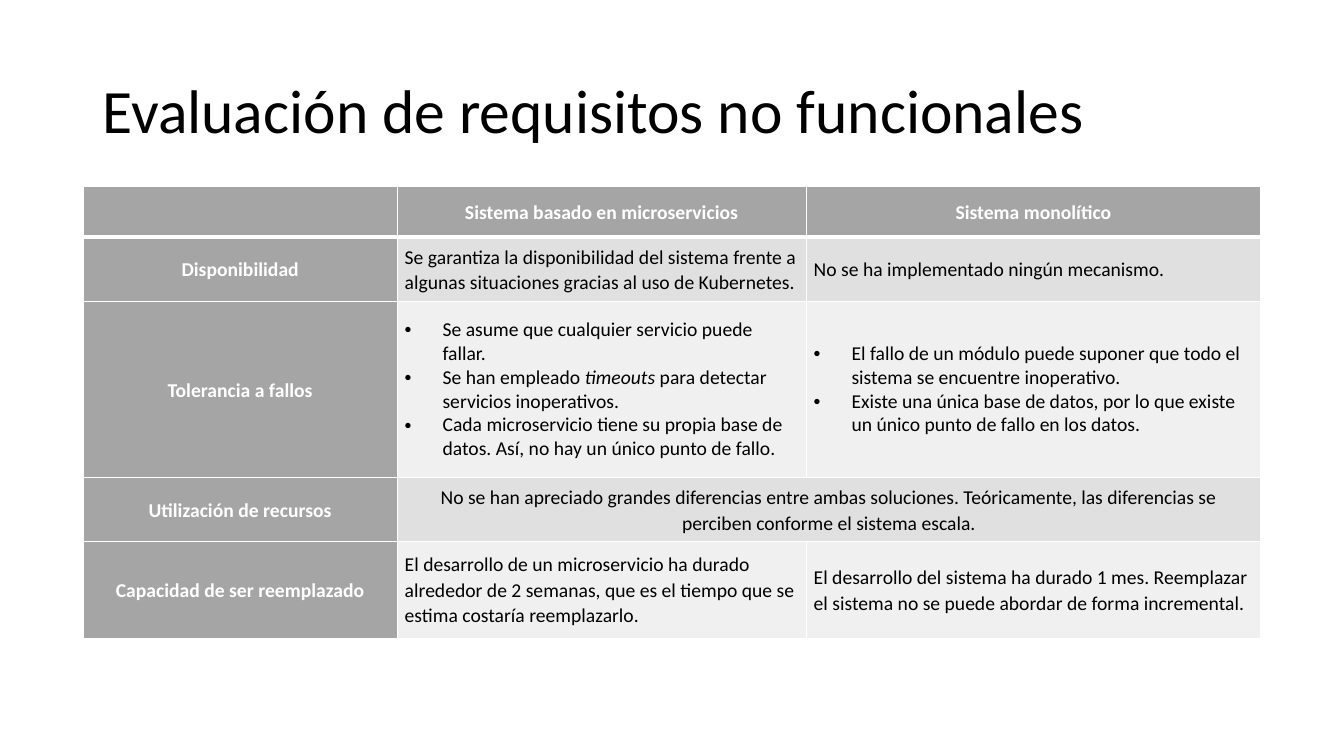
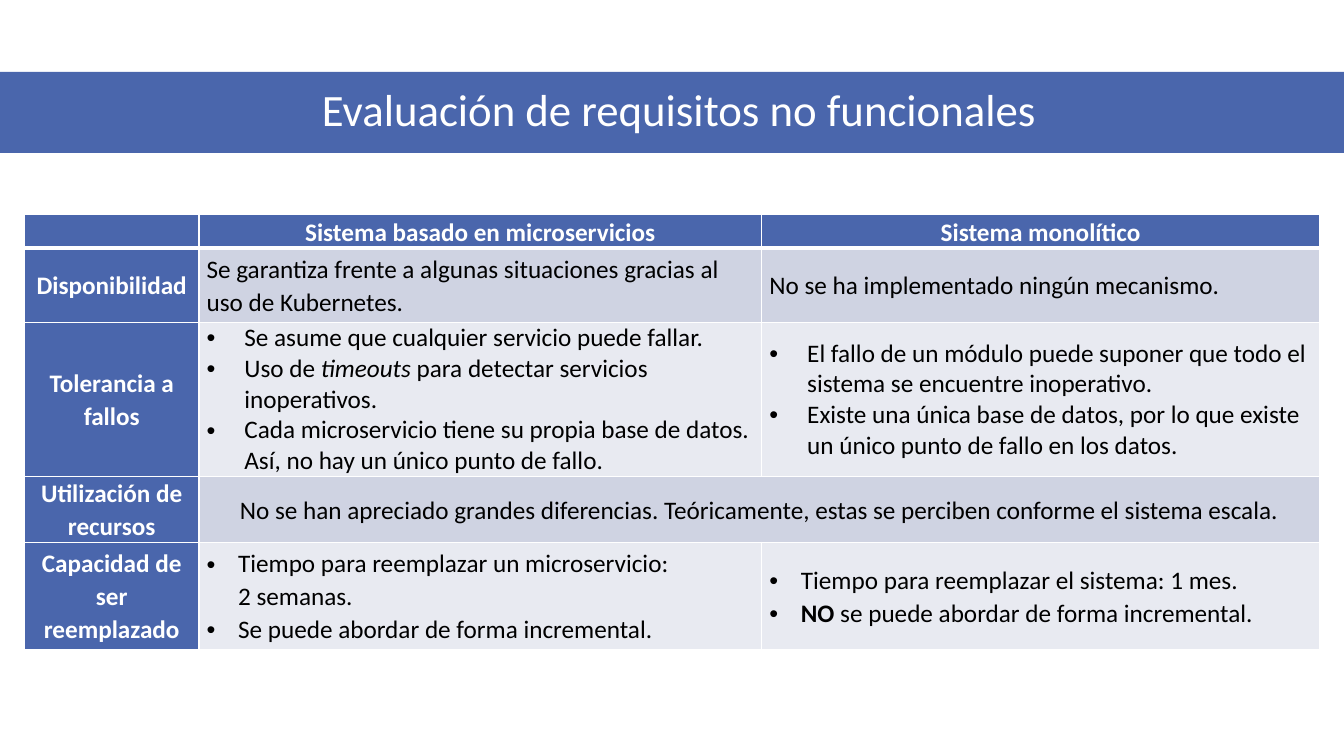
Before and after one commit to VictorIranzo/TFG_Microservices, a slide deck: slide 28 of Trabajo/Presentación/Desarrollo de software basado en microservicios.pptx (slide 24 before the commit). Drawn at 1344x756 pixels with LibreOffice and Linux fonts; fonts in the diff are those of the drawing. Boxes give left, top, right and bottom in pixels: in the first picture for what was removed or moved away, otherwise in the second. Text is boxed around its words. In the diff, an @@ line names an element or a change of style, - is before the commit and + after.

Commit message:
Presentación v2

```diff
--- a/Trabajo/Presentación/Desarrollo de software basado en microservicios.pptx
+++ b/Trabajo/Presentación/Desarrollo de software basado en microservicios.pptx
@@ rectangle added at [0, 72, 1344, 153], fill #4A66AC @@
@@ title "Evaluación de requisitos no funcionales": place and size @@
-title "Evaluación de requisitos no funcionales" at [102, 90, 1084, 143]
+title "Evaluación de requisitos no funcionales" at [322, 95, 1036, 133]
@@ title "Evaluación de requisitos no funcionales" at [322, 95, 1036, 133]: size 44 to 32 pt, text colour #000000 to #FFFFFF; alignment left to centre @@
@@ table at [24, 215, 1319, 646] @@
-row 2, column 2: Se garantiza la disponibilidad del sistema frente a algunas situaciones gracias al uso de Kubernetes.
+row 2, column 2: Se garantiza frente a algunas situaciones gracias al uso de Kubernetes.
-row 3, column 2: Se asume que cualquier servicio puede fallar. / Se han empleado timeouts para detectar servicios inoperativos. / Cada microservicio tiene su propia base de datos. Así, no hay un único punto de fallo.
+row 3, column 2: Se asume que cualquier servicio puede fallar. / Uso de timeouts para detectar servicios inoperativos. / Cada microservicio tiene su propia base de datos. Así, no hay un único punto de fallo.
-row 4, column 2: No se han apreciado grandes diferencias entre ambas soluciones. Teóricamente, las diferencias se perciben conforme el sistema escala.
+row 4, column 2: No se han apreciado grandes diferencias. Teóricamente, estas se perciben conforme el sistema escala.
-row 5, column 2: El desarrollo de un microservicio ha durado alrededor de 2 semanas, que es el tiempo que se estima costaría reemplazarlo.
+row 5, column 2: Tiempo para reemplazar un microservicio: 2 semanas. / Se puede abordar de forma incremental.
-row 5, column 3: El desarrollo del sistema ha durado 1 mes. Reemplazar el sistema no se puede abordar de forma incremental.
+row 5, column 3: Tiempo para reemplazar el sistema: 1 mes. / NO se puede abordar de forma incremental.
@@ fill #A5A5A5 to #4A66AC in 7 cells @@
@@ fill #E1E1E1 to #D0D3E3 in 3 cells @@
@@ fill #F0F0F0 to #E9EAF1 in 4 cells @@
@@ size 14 to 18 pt in "Sistema basado en microservicios", "Sistema monolítico", "Disponibilidad", "No se ha implementado ningún mecanismo." and 5 more places @@
@@ table: place and size @@
-table at [84, 187, 1262, 638]
+table at [24, 215, 1319, 646]
```
Also in this commit, not shown: 21 other slides changed, 8 slides added, 4 slides removed, 3 other files.
